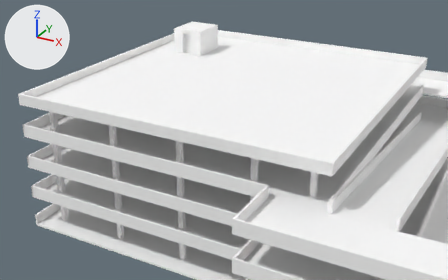
The glTF model godot/models/building_parking_garage.glb, before and after one commit.
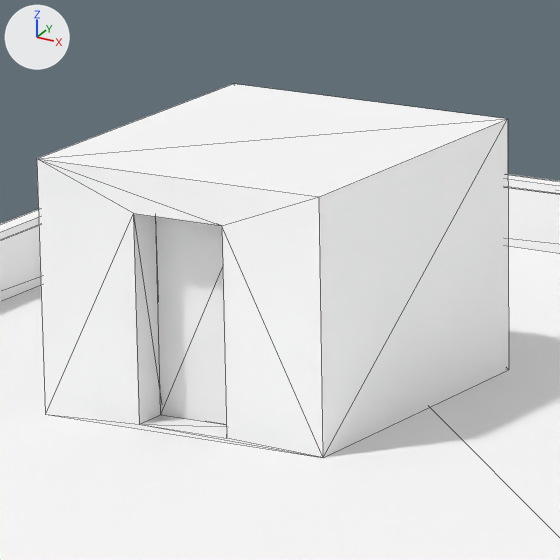
Each version appears first whole from a camera (50 mm lens) standing at (27.14, -37.81, 32.69) and looking at (-4.78, 20.22, 3.67), and next in a close-up on the part from 38% to 50% of the width and 5% to 24% of the height. Arrows for +X, +Y and +Z are at upper left; the lights stay in place. The first two pictures are the older version. The close-ups show mesh edges as thin lines. Vertices at exactly the same position are counted once.

The older version as bpy lines, for what is in view:
```python
me_garage_roof_cap_z_1 = bpy.data.meshes.new('garage_roof_cap_z-1')
me_garage_roof_cap_z_1.from_pydata(...)  # 8 vertices, 12 faces; spans x -15.0..15.0, y 29.8..30.0, z 13.7..13.8
me_garage_roof_cap_z_1.materials.append(mat_concrete)  # white #ffffff
me_roof_stair_room = bpy.data.meshes.new('roof_stair_room')
me_roof_stair_room.from_pydata(...)  # 16 vertices, 28 faces; spans x -11.75..-8.25, y 21.0..25.0, z 13.02..15.82
me_roof_stair_room.materials.append(mat_wall)  # white #ffffff
me_roof_stair_room_front_pane_0 = bpy.data.meshes.new('roof_stair_room_front_pane_0')
me_roof_stair_room_front_pane_0.from_pydata(...)  # a box spanning x -10.55..-9.45, y 21.44..21.48, z 13.07..15.37
me_roof_stair_room_front_pane_0.materials.append(mat_door)  # white #ffffff
ob_garage_roof_cap_z_1 = bpy.data.objects.new('garage_roof_cap_z-1', me_garage_roof_cap_z_1)
ob_garage_roof_cap_z_1.location = (0.0, 0.0, 0.0)
ob_roof_stair_room = bpy.data.objects.new('roof_stair_room', me_roof_stair_room)
ob_roof_stair_room.location = (0.0, 0.0, 0.0)
ob_roof_stair_room_front_pane_0 = bpy.data.objects.new('roof_stair_room_front_pane_0', me_roof_stair_room_front_pane_0)
ob_roof_stair_room_front_pane_0.location = (0.0, 0.0, 0.0)
# also in view: 'garage_roof_cap_x-1' at (-14.89, 15.0, 13.77); 'garage_roof_parapet_x-1' at (-14.89, 15.0, 13.37); 'garage_roof_parapet_z-1' at (0.0, 29.89, 13.37); 'roof_slab' at (0.0, 15.0, 12.91)
```
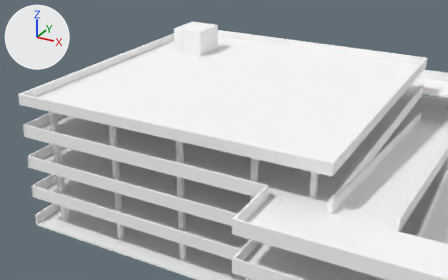
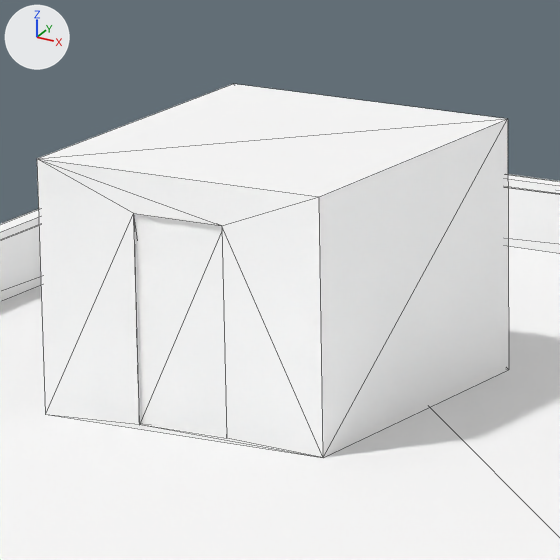
Where the change shows, as pixel boxes (x1, y1, x2, y2) in the close-ups (560 x 560 px; the box of a moved part takes in the faces that stretch with it):
'roof_stair_room_front_pane_0', moved, rescaled
    before: (156, 217, 226, 425)
    after: (135, 214, 227, 437)
part 1 of me_roof_stair_room, moved or reshaped
    both: (133, 213, 227, 438)

Patch to the scene script:
```diff
--- a/godot/models/building_parking_garage.glb.py
+++ b/godot/models/building_parking_garage.glb.py
@@ me_roof_stair_room @@
 # used by ob_roof_stair_room; location = (0.0, 0.0, 0.0)
-me_roof_stair_room.from_pydata(...)  # 16 vertices, 28 faces; spans x -11.75..-8.25, y 21.0..25.0, z 13.02..15.82
+me_roof_stair_room.from_pydata(...)  # 24 vertices, 40 faces; spans x -11.75..-8.25, y 21.0..25.0, z 13.02..15.82
+# me_roof_stair_room part 1
+# 8 faces are deleted
+# 8 new faces join them
+# other edits to the shape of me_roof_stair_room do not show in these pictures
 me_roof_stair_room.materials.append(mat_wall)
@@ me_roof_stair_room_front_pane_0 @@
 # used by ob_roof_stair_room_front_pane_0; location = (0.0, 0.0, 0.0)
-me_roof_stair_room_front_pane_0.from_pydata(...)  # 8 vertices, 12 faces; spans x -10.55..-9.45, y 21.44..21.48, z 13.07..15.37
+me_roof_stair_room_front_pane_0.from_pydata(...)  # 8 vertices, 12 faces; spans x -10.57..-9.43, y 21.04..21.08, z 13.05..15.39
+# me_roof_stair_room_front_pane_0 part 2: the whole mesh is scaled about its middle by (1.04, 1, 1.02), then moved by (0.0, -0.4, 0.0)
 me_roof_stair_room_front_pane_0.materials.append(mat_door)
```
